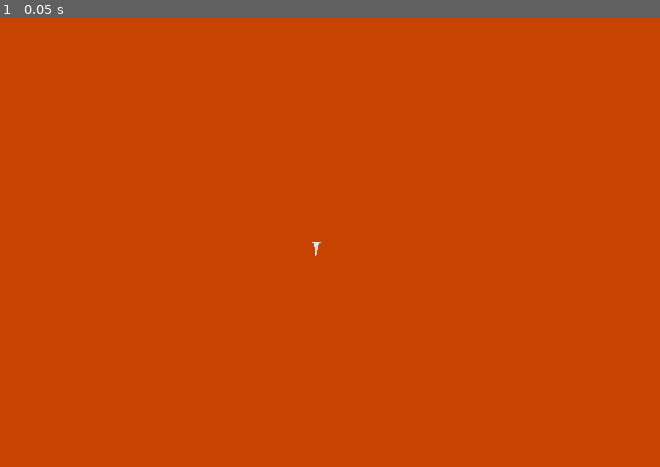
Above: before the commit, frame 1.
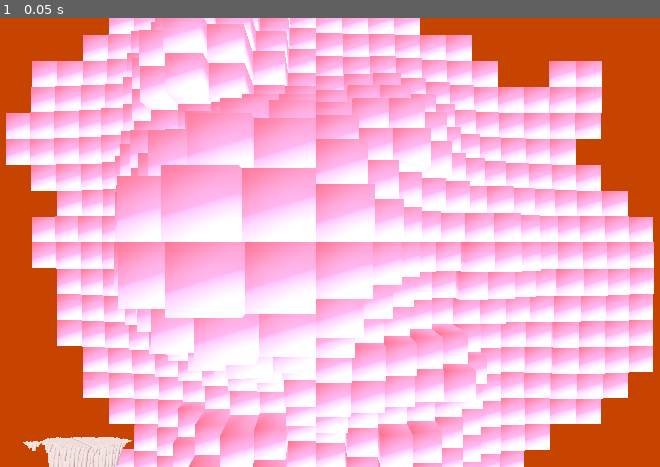
Above: after the commit, the same moment.

Repository: albusdemens/mangrove
Game: Godot game, scene res://scene_2.tscn
Same seed, same stepped clock (60 frames per second), same inputs: the game is played once before the commit and once after it.
Inputs:
- Up to frame 1 (0.05 s): no input

The runs differ from the first frame. In frame 1, 82% of the frame differs, in the area x 0-100%, y 0-100%.

Commit message:
<add>:: the mountain has color-coded height, heinghtmap style

Diff:
--- a/scenes/scene2/scene_2.tscn
+++ b/scenes/scene2/scene_2.tscn
@@ -1,19 +1,26 @@
 [gd_scene load_steps=6 format=3 uid="uid://c8e6c3t2yj84p"]
 
-[ext_resource type="ArrayMesh" uid="uid://d1u2cubcyl2qq" path="res://models/normalized_histogram_mountain.obj" id="1_3r24c"]
 [ext_resource type="ArrayMesh" uid="uid://d1vs8udvi0obh" path="res://models/godot_mountain.obj" id="2_ogt5y"]
+[ext_resource type="Shader" uid="uid://babp71s1wsreb" path="res://shaders/scene_2.gdshader" id="2_oq54p"]
 
 [sub_resource type="Environment" id="Environment_8dwar"]
 background_mode = 1
 background_color = Color(0.780392, 0.262745, 0, 1)
 
-[sub_resource type="CanvasTexture" id="CanvasTexture_3r24c"]
+[sub_resource type="StandardMaterial3D" id="StandardMaterial3D_3r24c"]
+albedo_color = Color(1, 0.701961, 0.941176, 1)
 
-[sub_resource type="StandardMaterial3D" id="StandardMaterial3D_ogt5y"]
-diffuse_mode = 1
-specular_mode = 1
-albedo_color = Color(1, 0.701961, 0.941176, 1)
-albedo_texture = SubResource("CanvasTexture_3r24c")
+[sub_resource type="ShaderMaterial" id="ShaderMaterial_c5w0c"]
+render_priority = 0
+shader = ExtResource("2_oq54p")
+shader_parameter/low_color = Color(0.9, 0.7, 0.9, 1)
+shader_parameter/mid_color = Color(0.7, 0.3, 0.7, 1)
+shader_parameter/high_color = Color(0.4, 0, 0.4, 1)
+shader_parameter/min_height = 0.0
+shader_parameter/max_height = 1.0
+shader_parameter/use_contour_lines = true
+shader_parameter/contour_spacing = 0.05
+shader_parameter/contour_thickness = 0.005
 
 [node name="Scene2" type="Node3D"]
 
@@ -36,12 +43,13 @@
 [node name="DirectionalLight3D3" type="DirectionalLight3D" parent="."]
 transform = Transform3D(1, 0, 0, 0, 1, 0, 0, 0, 1, -10, 20, 10)
 
-[node name="NormalizedHistogramMountain" type="MeshInstance3D" parent="."]
+[node name="Cube" type="MeshInstance3D" parent="."]
+transform = Transform3D(0.402763, -0.915304, 0, 0.915304, 0.402763, 0, 0, 0, 1, -1.71525, 19.007, 1.44399)
+mesh = ExtResource("2_ogt5y")
+
+[node name="Mountain" type="MeshInstance3D" parent="."]
 transform = Transform3D(20, 0, 0, 0, 2.38498e-07, 20, 0, -20, 2.38498e-07, 0, 0, 0)
-visible = false
-material_override = SubResource("StandardMaterial3D_ogt5y")
-mesh = ExtResource("1_3r24c")
-
-[node name="Cube" type="MeshInstance3D" parent="."]
-transform = Transform3D(0.0961555, 0, 0, 0, 0.0961555, 0, 0, 0, 0.0961555, 0, 20, 0)
+material_override = SubResource("StandardMaterial3D_3r24c")
+material_overlay = SubResource("ShaderMaterial_c5w0c")
 mesh = ExtResource("2_ogt5y")
+skeleton = NodePath("")
--- /dev/null
+++ b/scenes/scene2/shaders/scene_2.gdshader
@@ -0,0 +1,45 @@
+shader_type spatial;
+
+uniform vec4 low_color : source_color = vec4(0.9, 0.7, 0.9, 1.0);
+uniform vec4 mid_color : source_color = vec4(0.7, 0.3, 0.7, 1.0);
+uniform vec4 high_color : source_color = vec4(0.4, 0.0, 0.4, 1.0);
+uniform float min_height = 0.0;
+uniform float max_height = 20.0;
+uniform bool use_contour_lines = true;
+uniform float contour_spacing = 0.05;
+uniform float contour_thickness = 0.005;
+
+void vertex() {
+    // Pass the vertex position to the fragment shader
+    VERTEX = VERTEX;
+}
+
+void fragment() {
+    // Get height from the model's Y position
+    float height = VERTEX.y;
+
+    // Calculate normalized height (0-1 range)
+    float normalized_height = clamp((height - min_height) / (max_height - min_height), 0.0, 1.0);
+
+    // Interpolate between the three colors based on height
+    vec4 color;
+    if (normalized_height < 0.5) {
+        // Blend from low to mid
+        color = mix(low_color, mid_color, normalized_height * 2.0);
+    } else {
+        // Blend from mid to high
+        color = mix(mid_color, high_color, (normalized_height - 0.5) * 2.0);
+    }
+
+    // Add contour lines if enabled
+    if (use_contour_lines) {
+        float contour_value = mod(height, contour_spacing);
+        if (contour_value < contour_thickness || contour_value > contour_spacing - contour_thickness) {
+            // Darken color for contour lines
+            color.rgb *= 0.7;
+        }
+    }
+
+    // Apply the final color
+    ALBEDO = color.rgb;
+}
Not shown, added: scenes/scene2/shaders/scene_2.gdshader.uid
